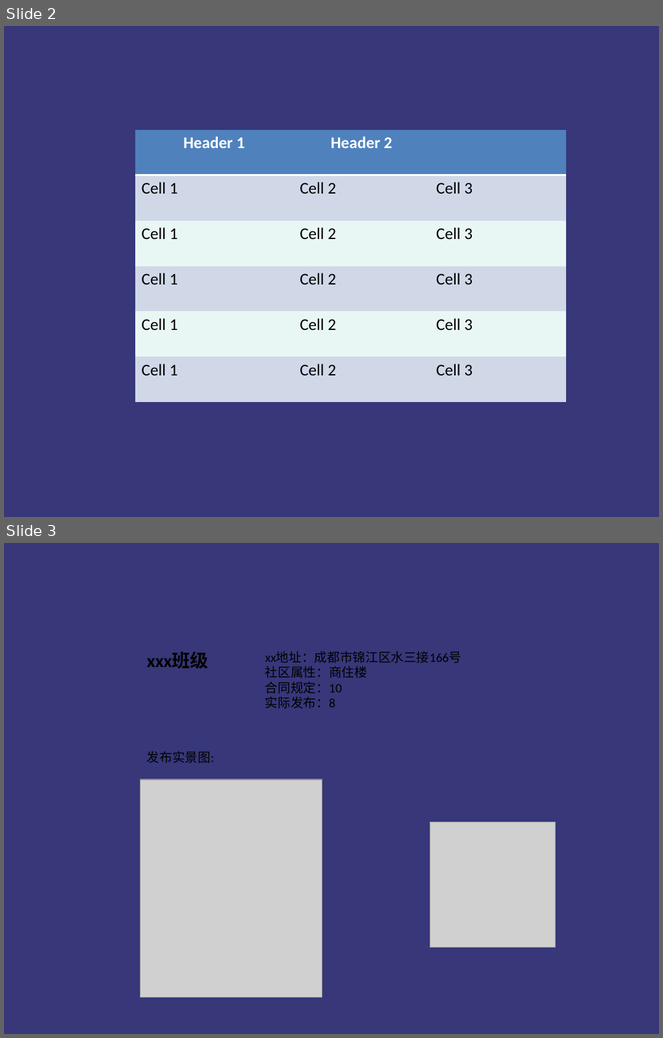
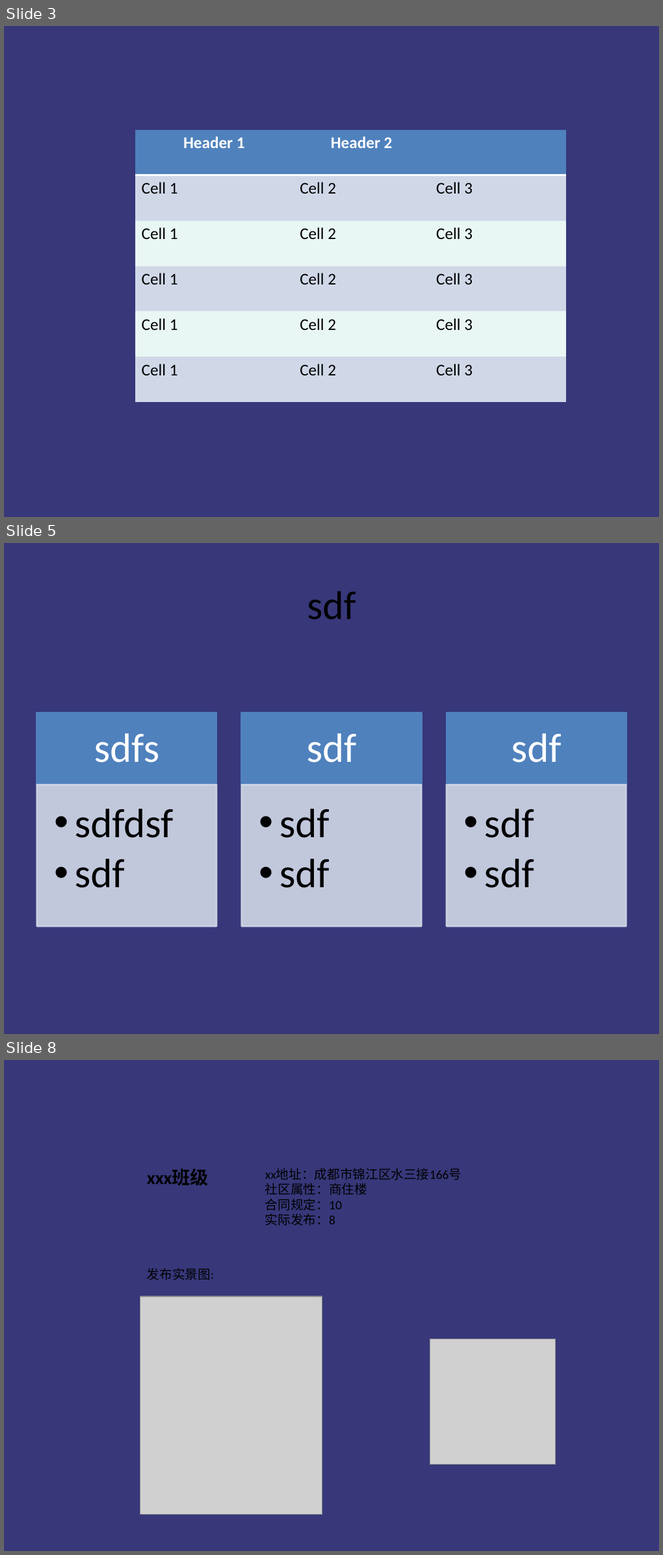
Before and after one commit to livejq/OfficeUtils, a slide deck: temp/demo01.pptx. Shown one above the other, each under a label of ours: slides 2 and 3 before the commit, slides 3, 5 and 8 after it; the slides between them are not shown. The pictures are 663x1038 and 663x1555 pixels, drawn with LibreOffice and Linux fonts; fonts in the diff are those of the drawing; grey boxes stand for pictures. Boxes give left, top, right and bottom in pixels: in the first picture for what was removed or moved away, otherwise in the second. Text is boxed around its words. In the diff, an @@ line names an element or a change of style, - is before the commit and + after.

```diff
--- a/temp/demo01.pptx
+++ b/temp/demo01.pptx
@@ slide 5 added at (x1=4, y1=543, x2=659, y2=1034), background #37377A @@
@@ title added at (x1=307, y1=591, x2=356, y2=620), 44 pt, text #000000 @@
+sdf
@@ group added at (x1=36, y1=713, x2=626, y2=927): 6 rectangles, 6 texts @@
+sdfs
+  •• sdfdsf
+  •• sdf
+sdf
+  •• sdf
+  •• sdf
+sdf
+  •• sdf
+  •• sdf
@@ what was slide 2 is now slide 3 @@
@@ what was slide 3 is now slide 8 @@
```
Also in this commit, not shown: 5 other slides added, 1 slide removed, 50 other files.
